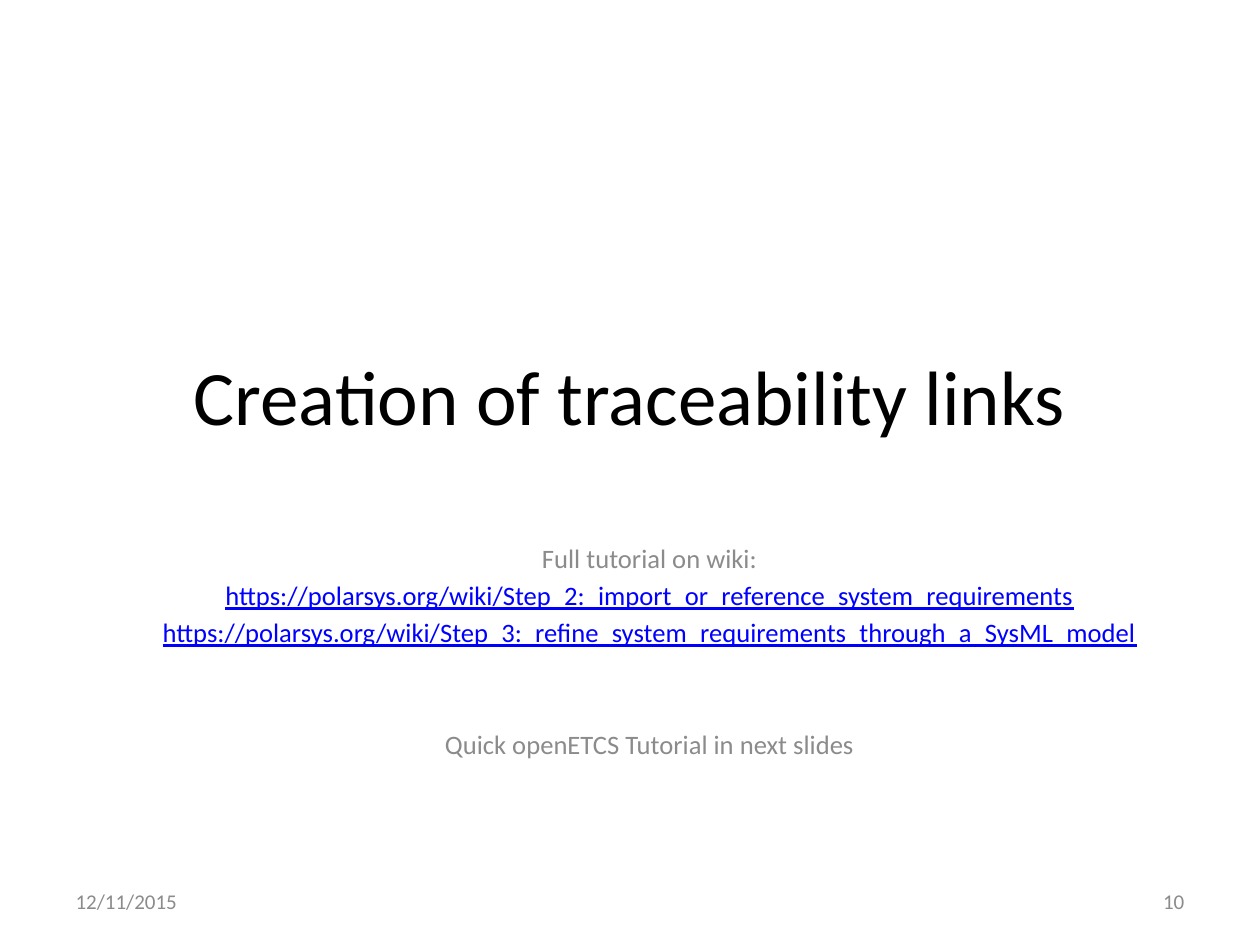
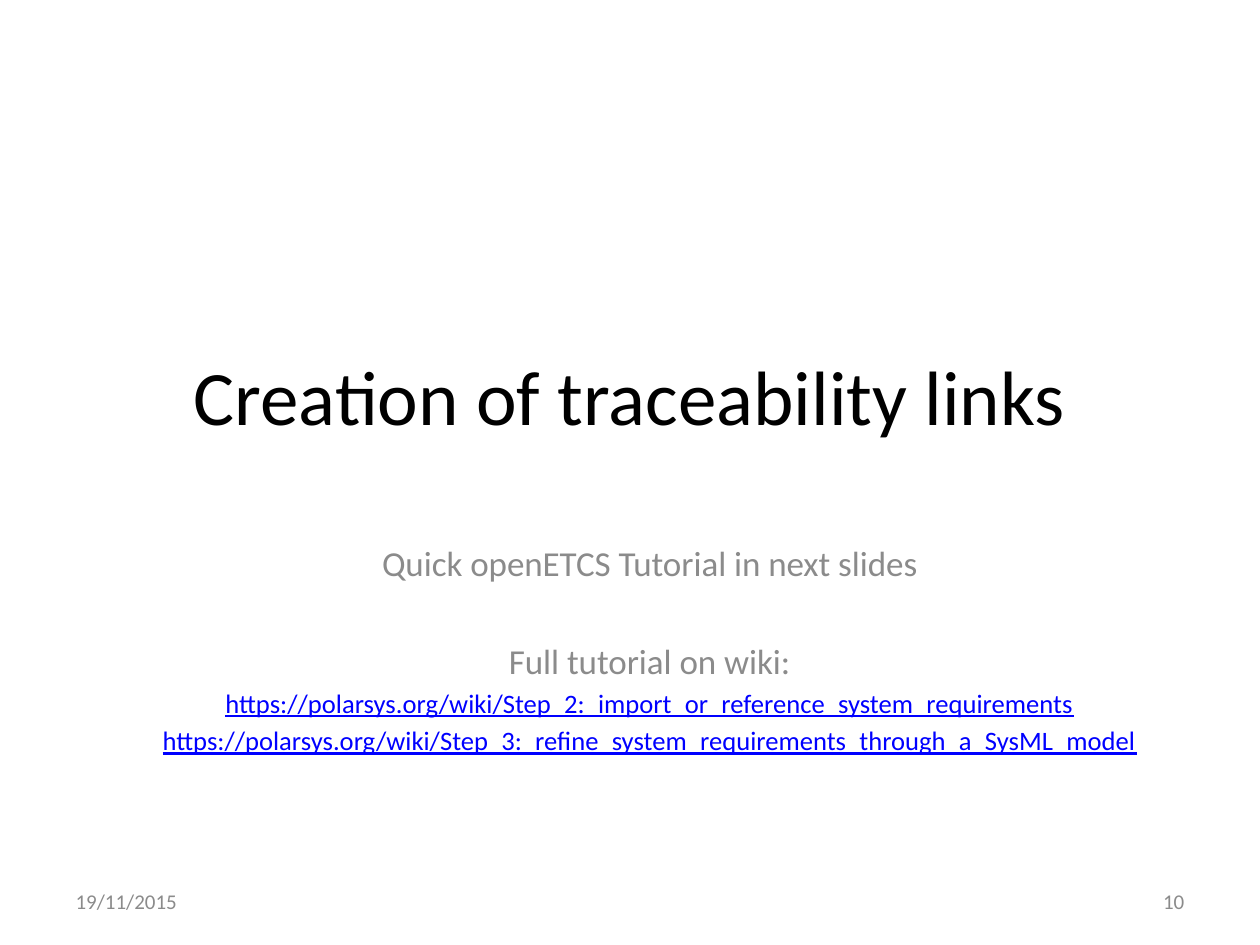
Before and after one commit to openETCS/toolchain, a slide deck: slide 10 of T7.3/TraceabilityArchitecture/reqCycleUse/ReqCyclePossibleUseForArchitectureVerification-V2.pptx. Drawn at 1260x945 pixels with LibreOffice and Linux fonts; fonts in the diff are those of the drawing. Boxes give left, top, right and bottom in pixels: in the first picture for what was removed or moved away, otherwise in the second. Text is boxed around its words. In the diff, an @@ line names an element or a change of style, - is before the commit and + after.

```diff
--- a/T7.3/TraceabilityArchitecture/reqCycleUse/ReqCyclePossibleUseForArchitectureVerification-V2.pptx
+++ b/T7.3/TraceabilityArchitecture/reqCycleUse/ReqCyclePossibleUseForArchitectureVerification-V2.pptx
@@ subtitle at (382, 552, 917, 582): paragraph added @@
+Quick openETCS Tutorial in next slides
@@ subtitle at (509, 650, 790, 674): size 15.2 to 19.9 pt in "Full tutorial on wiki:" @@
@@ subtitle at (445, 735, 853, 758): paragraph removed @@
-Quick openETCS Tutorial in next slides
@@ text at (76, 894, 177, 910): text changed @@
-12/11/2015
+19/11/2015
```
Also in this commit, not shown: 31 other slides changed, 2 other files.
